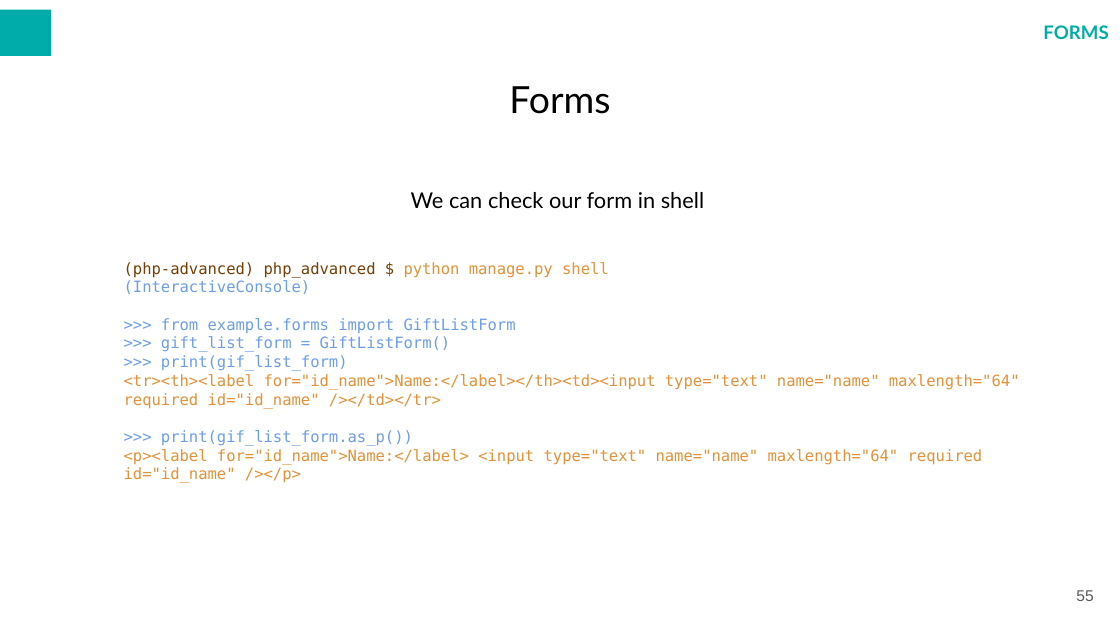
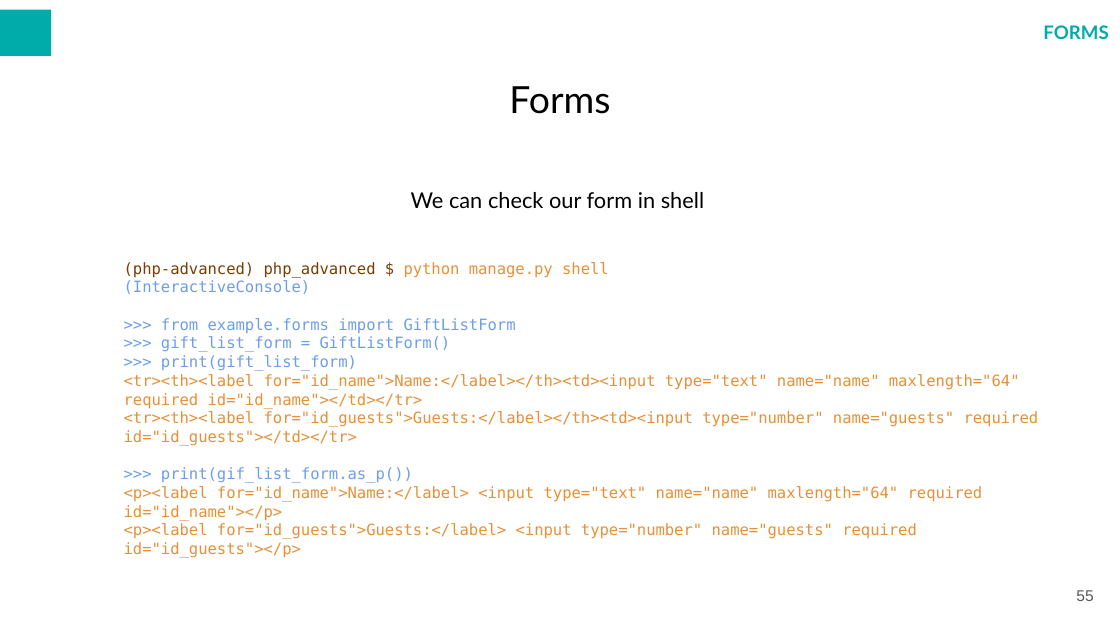
Before and after one commit to warcholprzemo/php-advanced, a slide deck: slide 55 of docs/PHP ADVANCED.odp. Drawn at 1120x630 pixels with LibreOffice and Linux fonts; fonts in the diff are those of the drawing; background and template pictures are left out; a plain dark background stands for a picture behind light text. Boxes give left, top, right and bottom in pixels: in the first picture for what was removed or moved away, otherwise in the second. Text is boxed around its words. In the diff, an @@ line names an element or a change of style, - is before the commit and + after.

```diff
--- a/docs/PHP ADVANCED.odp
+++ b/docs/PHP ADVANCED.odp
@@ rectangle added at bbox=[0, 0, 1120, 629], fill #FFFFFF @@
@@ text at bbox=[124, 355, 1039, 446]: text changed @@
->>> print(gif_list_form)
-<tr><th><label for="id_name">Name:</label></th><td><input type="text" name="name" maxlength="64" required id="id_name" /></td></tr>
+>>> print(gift_list_form)
+<tr><th><label for="id_name">Name:</label></th><td><input type="text" name="name" maxlength="64" required id="id_name"></td></tr>
+<tr><th><label for="id_guests">Guests:</label></th><td><input type="number" name="guests" required id="id_guests"></td></tr>
@@ text at bbox=[124, 486, 983, 558]: text changed @@
-<p><label for="id_name">Name:</label> <input type="text" name="name" maxlength="64" required id="id_name" /></p>
+<p><label for="id_name">Name:</label> <input type="text" name="name" maxlength="64" required id="id_name"></p>
+<p><label for="id_guests">Guests:</label> <input type="number" name="guests" required id="id_guests"></p>
```
Also in this commit, not shown: 11 other slides changed, 9 other files.
